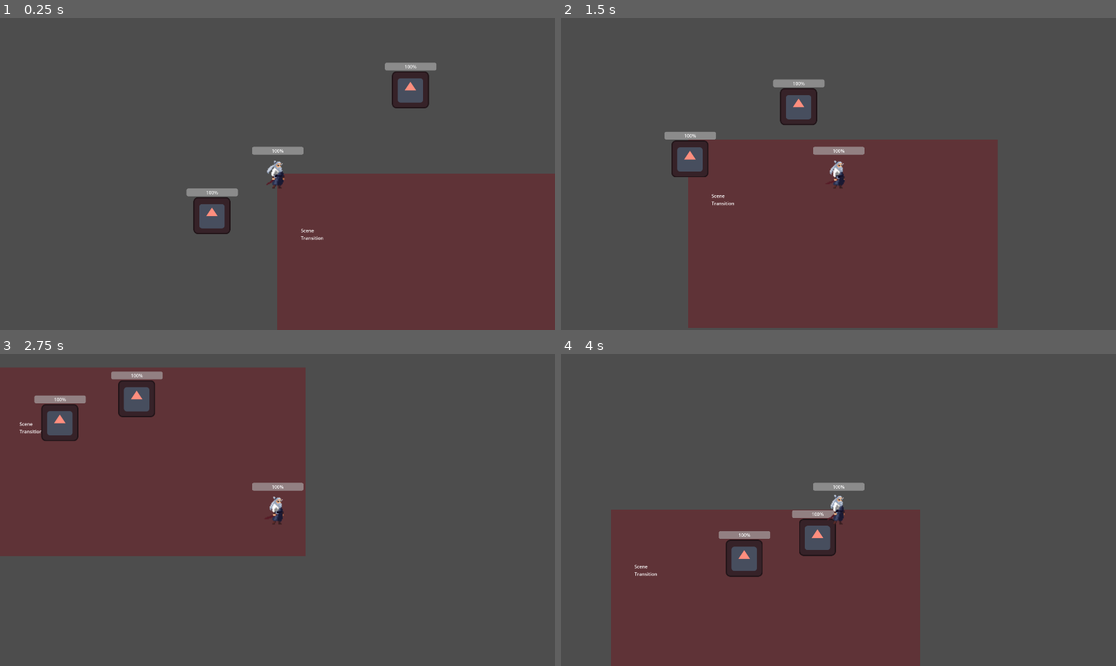
Above: before the commit, frames 1-4 (two rows, left to right).
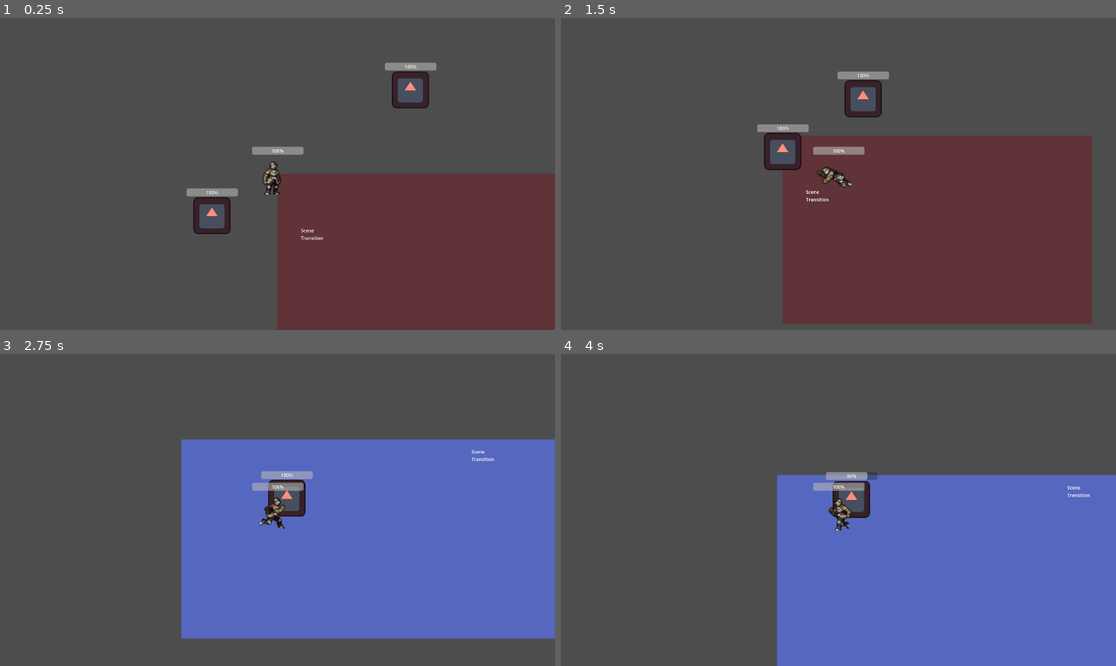
Above: after the commit, the same moments.

Repository: ElanReizas/Adventure_Crawler
Game: Godot game, scene res://Assets/Scenes/room1_f1.tscn
Same seed, same stepped clock (60 frames per second), same inputs: the game is played once before the commit and once after it. The engine's default icon, where the game draws it, is replaced by a stand-in: a white triangle on a blue panel in a dark square.
Inputs (mouse positions are in pixels of both pictures, inside the frame that each line leads up to):
- Up to frame 1 (0.25 s): no input
- Up to frame 2 (1.5 s): move the mouse to (960, 158) at 0.52 s; hold Right (ui_right) 0.53-1.28 s; click (960, 158) at 0.6 s; tap Shift (dodge) at 0.8, 1.35 s; move the mouse to (727, 189) at 1.27 s; hold Down (ui_down) from 1.28 s (still down)
- Up to frame 3 (2.75 s): click (166, 525) at 1.55 s; move the mouse to (333, 441) at 2.02 s; release Down (ui_down) at 2.03 s; hold Right (ui_right) from 2.03 s (still down); click (333, 441) at 2.1 s; tap Shift (dodge) at 2.3 s
- Up to frame 4 (4 s): move the mouse to (810, 572) at 2.77 s; release Right (ui_right) at 2.78 s; hold Up (ui_up) 2.78-3.53 s; tap Shift (dodge) at 2.85, 3.8 s; click (810, 572) at 3.05 s; move the mouse to (1005, 556) at 3.52 s; hold Left (ui_left) from 3.53 s (still down); click (1005, 556) at 3.6 s

The runs differ from the first frame. In frame 1, 0.3% of the frame differs, in the area x 47-52%, y 45-57%; in frame 2, 24%; in frame 3, 67%, in the area x 0-100%, y 4-92%; in frame 4, 52%.

Commit message:
add sprites and animations

Diff:
--- a/Assets/Scenes/Player.tscn
+++ b/Assets/Scenes/Player.tscn
@@ -1,81 +1,162 @@
-[gd_scene load_steps=26 format=3 uid="uid://bf21l51gif70h"]
+[gd_scene load_steps=48 format=3 uid="uid://bf21l51gif70h"]
 
 [ext_resource type="Script" uid="uid://di402qubv5o6x" path="res://Assets/Scripts/player.gd" id="1_3e2tf"]
-[ext_resource type="Texture2D" uid="uid://d1rp6amlixrp8" path="res://Assets/Sprites/ATTACK 1.png" id="2_aee6e"]
-[ext_resource type="Texture2D" uid="uid://srqmad3sg5t7" path="res://Assets/Sprites/IDLE.png" id="3_e5q2x"]
+[ext_resource type="Texture2D" uid="uid://b5p3wjafcdbns" path="res://Assets/Sprites/Player/_Attack.png" id="2_aee6e"]
+[ext_resource type="Texture2D" uid="uid://2d58n8ex2qnu" path="res://Assets/Sprites/Player/_Idle.png" id="3_aee6e"]
+[ext_resource type="Texture2D" uid="uid://bfccmsvs4r3m1" path="res://Assets/Sprites/Player/_Roll.png" id="4_e5q2x"]
+[ext_resource type="Texture2D" uid="uid://jhx2d7lwd7tw" path="res://Assets/Sprites/Player/_Run.png" id="5_mifcl"]
+
+[sub_resource type="AtlasTexture" id="AtlasTexture_e5q2x"]
+atlas = ExtResource("2_aee6e")
+region = Rect2(0, 0, 120, 80)
 
 [sub_resource type="AtlasTexture" id="AtlasTexture_mifcl"]
 atlas = ExtResource("2_aee6e")
-region = Rect2(0, 0, 96, 96)
+region = Rect2(120, 0, 120, 80)
 
 [sub_resource type="AtlasTexture" id="AtlasTexture_2thea"]
 atlas = ExtResource("2_aee6e")
-region = Rect2(96, 0, 96, 96)
+region = Rect2(240, 0, 120, 80)
 
 [sub_resource type="AtlasTexture" id="AtlasTexture_jqe1p"]
 atlas = ExtResource("2_aee6e")
-region = Rect2(192, 0, 96, 96)
+region = Rect2(360, 0, 120, 80)
 
 [sub_resource type="AtlasTexture" id="AtlasTexture_n6g26"]
-atlas = ExtResource("2_aee6e")
-region = Rect2(288, 0, 96, 96)
+atlas = ExtResource("3_aee6e")
+region = Rect2(0, 0, 120, 80)
 
 [sub_resource type="AtlasTexture" id="AtlasTexture_twodr"]
-atlas = ExtResource("2_aee6e")
-region = Rect2(384, 0, 96, 96)
+atlas = ExtResource("3_aee6e")
+region = Rect2(120, 0, 120, 80)
 
 [sub_resource type="AtlasTexture" id="AtlasTexture_y63lr"]
-atlas = ExtResource("2_aee6e")
-region = Rect2(480, 0, 96, 96)
+atlas = ExtResource("3_aee6e")
+region = Rect2(240, 0, 120, 80)
 
 [sub_resource type="AtlasTexture" id="AtlasTexture_jjopo"]
-atlas = ExtResource("2_aee6e")
-region = Rect2(576, 0, 96, 96)
+atlas = ExtResource("3_aee6e")
+region = Rect2(360, 0, 120, 80)
 
 [sub_resource type="AtlasTexture" id="AtlasTexture_evjpc"]
-atlas = ExtResource("3_e5q2x")
-region = Rect2(0, 0, 96, 96)
+atlas = ExtResource("3_aee6e")
+region = Rect2(480, 0, 120, 80)
 
 [sub_resource type="AtlasTexture" id="AtlasTexture_o5e1w"]
-atlas = ExtResource("3_e5q2x")
-region = Rect2(96, 0, 96, 96)
+atlas = ExtResource("3_aee6e")
+region = Rect2(600, 0, 120, 80)
 
 [sub_resource type="AtlasTexture" id="AtlasTexture_6t18s"]
-atlas = ExtResource("3_e5q2x")
-region = Rect2(192, 0, 96, 96)
+atlas = ExtResource("3_aee6e")
+region = Rect2(720, 0, 120, 80)
 
 [sub_resource type="AtlasTexture" id="AtlasTexture_3iaiu"]
-atlas = ExtResource("3_e5q2x")
-region = Rect2(288, 0, 96, 96)
+atlas = ExtResource("3_aee6e")
+region = Rect2(840, 0, 120, 80)
 
 [sub_resource type="AtlasTexture" id="AtlasTexture_ausrs"]
-atlas = ExtResource("3_e5q2x")
-region = Rect2(384, 0, 96, 96)
+atlas = ExtResource("3_aee6e")
+region = Rect2(960, 0, 120, 80)
 
 [sub_resource type="AtlasTexture" id="AtlasTexture_ca55u"]
-atlas = ExtResource("3_e5q2x")
-region = Rect2(480, 0, 96, 96)
+atlas = ExtResource("3_aee6e")
+region = Rect2(1080, 0, 120, 80)
 
 [sub_resource type="AtlasTexture" id="AtlasTexture_uxm8m"]
-atlas = ExtResource("3_e5q2x")
-region = Rect2(576, 0, 96, 96)
+atlas = ExtResource("4_e5q2x")
+region = Rect2(0, 0, 120, 80)
 
 [sub_resource type="AtlasTexture" id="AtlasTexture_14dmw"]
-atlas = ExtResource("3_e5q2x")
-region = Rect2(672, 0, 96, 96)
+atlas = ExtResource("4_e5q2x")
+region = Rect2(120, 0, 120, 80)
 
 [sub_resource type="AtlasTexture" id="AtlasTexture_tslcn"]
-atlas = ExtResource("3_e5q2x")
-region = Rect2(768, 0, 96, 96)
+atlas = ExtResource("4_e5q2x")
+region = Rect2(240, 0, 120, 80)
 
 [sub_resource type="AtlasTexture" id="AtlasTexture_oop8g"]
-atlas = ExtResource("3_e5q2x")
-region = Rect2(864, 0, 96, 96)
+atlas = ExtResource("4_e5q2x")
+region = Rect2(360, 0, 120, 80)
+
+[sub_resource type="AtlasTexture" id="AtlasTexture_l8l8x"]
+atlas = ExtResource("4_e5q2x")
+region = Rect2(480, 0, 120, 80)
+
+[sub_resource type="AtlasTexture" id="AtlasTexture_s32wd"]
+atlas = ExtResource("4_e5q2x")
+region = Rect2(600, 0, 120, 80)
+
+[sub_resource type="AtlasTexture" id="AtlasTexture_adwmj"]
+atlas = ExtResource("4_e5q2x")
+region = Rect2(720, 0, 120, 80)
+
+[sub_resource type="AtlasTexture" id="AtlasTexture_4g2q4"]
+atlas = ExtResource("4_e5q2x")
+region = Rect2(840, 0, 120, 80)
+
+[sub_resource type="AtlasTexture" id="AtlasTexture_noc6i"]
+atlas = ExtResource("4_e5q2x")
+region = Rect2(960, 0, 120, 80)
+
+[sub_resource type="AtlasTexture" id="AtlasTexture_20ohk"]
+atlas = ExtResource("4_e5q2x")
+region = Rect2(1080, 0, 120, 80)
+
+[sub_resource type="AtlasTexture" id="AtlasTexture_x8clt"]
+atlas = ExtResource("4_e5q2x")
+region = Rect2(1200, 0, 120, 80)
+
+[sub_resource type="AtlasTexture" id="AtlasTexture_ylifq"]
+atlas = ExtResource("4_e5q2x")
+region = Rect2(1320, 0, 120, 80)
+
+[sub_resource type="AtlasTexture" id="AtlasTexture_q8ke4"]
+atlas = ExtResource("5_mifcl")
+region = Rect2(0, 0, 120, 80)
+
+[sub_resource type="AtlasTexture" id="AtlasTexture_8hh0r"]
+atlas = ExtResource("5_mifcl")
+region = Rect2(120, 0, 120, 80)
+
+[sub_resource type="AtlasTexture" id="AtlasTexture_5v0jm"]
+atlas = ExtResource("5_mifcl")
+region = Rect2(240, 0, 120, 80)
+
+[sub_resource type="AtlasTexture" id="AtlasTexture_p4ifa"]
+atlas = ExtResource("5_mifcl")
+region = Rect2(360, 0, 120, 80)
+
+[sub_resource type="AtlasTexture" id="AtlasTexture_cprtb"]
+atlas = ExtResource("5_mifcl")
+region = Rect2(480, 0, 120, 80)
+
+[sub_resource type="AtlasTexture" id="AtlasTexture_v43yl"]
+atlas = ExtResource("5_mifcl")
+region = Rect2(600, 0, 120, 80)
+
+[sub_resource type="AtlasTexture" id="AtlasTexture_1ttor"]
+atlas = ExtResource("5_mifcl")
+region = Rect2(720, 0, 120, 80)
+
+[sub_resource type="AtlasTexture" id="AtlasTexture_hwgkl"]
+atlas = ExtResource("5_mifcl")
+region = Rect2(840, 0, 120, 80)
+
+[sub_resource type="AtlasTexture" id="AtlasTexture_jpnj4"]
+atlas = ExtResource("5_mifcl")
+region = Rect2(960, 0, 120, 80)
+
+[sub_resource type="AtlasTexture" id="AtlasTexture_y1kdq"]
+atlas = ExtResource("5_mifcl")
+region = Rect2(1080, 0, 120, 80)
 
 [sub_resource type="SpriteFrames" id="SpriteFrames_l8l8x"]
 animations = [{
 "frames": [{
 "duration": 1.0,
+"texture": SubResource("AtlasTexture_e5q2x")
+}, {
+"duration": 1.0,
 "texture": SubResource("AtlasTexture_mifcl")
 }, {
 "duration": 1.0,
@@ -83,7 +164,12 @@
 }, {
 "duration": 1.0,
 "texture": SubResource("AtlasTexture_jqe1p")
-}, {
+}],
+"loop": false,
+"name": &"attack",
+"speed": 15.0
+}, {
+"frames": [{
 "duration": 1.0,
 "texture": SubResource("AtlasTexture_n6g26")
 }, {
@@ -95,12 +181,7 @@
 }, {
 "duration": 1.0,
 "texture": SubResource("AtlasTexture_jjopo")
-}],
-"loop": true,
-"name": &"attack",
-"speed": 10.0
-}, {
-"frames": [{
+}, {
 "duration": 1.0,
 "texture": SubResource("AtlasTexture_evjpc")
 }, {
@@ -118,22 +199,86 @@
 }, {
 "duration": 1.0,
 "texture": SubResource("AtlasTexture_ca55u")
-}, {
-"duration": 1.0,
-"texture": SubResource("AtlasTexture_uxm8m")
-}, {
-"duration": 1.0,
-"texture": SubResource("AtlasTexture_14dmw")
-}, {
-"duration": 1.0,
-"texture": SubResource("AtlasTexture_tslcn")
-}, {
-"duration": 1.0,
-"texture": SubResource("AtlasTexture_oop8g")
 }],
 "loop": true,
 "name": &"idle",
 "speed": 10.0
+}, {
+"frames": [{
+"duration": 1.0,
+"texture": SubResource("AtlasTexture_uxm8m")
+}, {
+"duration": 1.0,
+"texture": SubResource("AtlasTexture_14dmw")
+}, {
+"duration": 1.0,
+"texture": SubResource("AtlasTexture_tslcn")
+}, {
+"duration": 1.0,
+"texture": SubResource("AtlasTexture_oop8g")
+}, {
+"duration": 1.0,
+"texture": SubResource("AtlasTexture_l8l8x")
+}, {
+"duration": 1.0,
+"texture": SubResource("AtlasTexture_s32wd")
+}, {
+"duration": 1.0,
+"texture": SubResource("AtlasTexture_adwmj")
+}, {
+"duration": 1.0,
+"texture": SubResource("AtlasTexture_4g2q4")
+}, {
+"duration": 1.0,
+"texture": SubResource("AtlasTexture_noc6i")
+}, {
+"duration": 1.0,
+"texture": SubResource("AtlasTexture_20ohk")
+}, {
+"duration": 1.0,
+"texture": SubResource("AtlasTexture_x8clt")
+}, {
+"duration": 1.0,
+"texture": SubResource("AtlasTexture_ylifq")
+}],
+"loop": false,
+"name": &"roll",
+"speed": 20.0
+}, {
+"frames": [{
+"duration": 1.0,
+"texture": SubResource("AtlasTexture_q8ke4")
+}, {
+"duration": 1.0,
+"texture": SubResource("AtlasTexture_8hh0r")
+}, {
+"duration": 1.0,
+"texture": SubResource("AtlasTexture_5v0jm")
+}, {
+"duration": 1.0,
+"texture": SubResource("AtlasTexture_p4ifa")
+}, {
+"duration": 1.0,
+"texture": SubResource("AtlasTexture_cprtb")
+}, {
+"duration": 1.0,
+"texture": SubResource("AtlasTexture_v43yl")
+}, {
+"duration": 1.0,
+"texture": SubResource("AtlasTexture_1ttor")
+}, {
+"duration": 1.0,
+"texture": SubResource("AtlasTexture_hwgkl")
+}, {
+"duration": 1.0,
+"texture": SubResource("AtlasTexture_jpnj4")
+}, {
+"duration": 1.0,
+"texture": SubResource("AtlasTexture_y1kdq")
+}],
+"loop": true,
+"name": &"walk",
+"speed": 15.0
 }]
 
 [sub_resource type="CircleShape2D" id="CircleShape2D_aee6e"]
@@ -165,6 +310,9 @@
 "update": 0,
 "values": [Vector2(-46, -111)]
 }
+
+[sub_resource type="Animation" id="Animation_e5q2x"]
+resource_name = "attack"
 
 [sub_resource type="Animation" id="Animation_b2ifw"]
 resource_name = "crit"
@@ -197,6 +345,7 @@
 [sub_resource type="AnimationLibrary" id="AnimationLibrary_aee6e"]
 _data = {
 &"RESET": SubResource("Animation_aee6e"),
+&"attack": SubResource("Animation_e5q2x"),
 &"crit": SubResource("Animation_b2ifw")
 }
 
@@ -208,9 +357,8 @@
 position = Vector2(-3, -49)
 scale = Vector2(3, 3)
 sprite_frames = SubResource("SpriteFrames_l8l8x")
-animation = &"idle"
+animation = &"walk"
 autoplay = "idle"
-frame_progress = 0.26635775
 
 [node name="CollisionShape2D" type="CollisionShape2D" parent="."]
 shape = SubResource("CircleShape2D_aee6e")
@@ -237,3 +385,5 @@
 offset_right = 90.0
 offset_bottom = -67.0
 metadata/_edit_use_anchors_ = true
+
+[connection signal="animation_finished" from="Sprite2D" to="." method="_on_sprite_2d_animation_finished"]
--- a/Assets/Scripts/player.gd
+++ b/Assets/Scripts/player.gd
@@ -7,6 +7,7 @@
 @export var dodge_time: float = 0.5
 var current_dodge_time: float = 0
 var is_dodging = false
+var is_attacking = false
 
 @export var melee_attack_range: int = 200
 @export var attack_damage: int = 10
@@ -17,6 +18,7 @@
 @export var crit_damage: float = 2
 
 @onready var animation_player: AnimationPlayer = $AnimationPlayer
+@onready var animated_sprite_2d: AnimatedSprite2D = $Sprite2D
 
 var max_health: int = 100
 @export var current_player_health: int
@@ -37,6 +39,11 @@
 	input_vector = input_vector.normalized()
 
 
+
+	if is_attacking:
+		velocity = Vector2.ZERO
+		move_and_slide()
+		return
 	# first check to see if user wants to dodge
 	if !is_dodging && Input.is_action_just_pressed("dodge"):
 		is_dodging = true
@@ -45,19 +52,31 @@
 		#if user standing still or moving
 		if input_vector == Vector2.ZERO:
 			velocity = Vector2.LEFT * dodge_speed
+			animated_sprite_2d.flip_h = true
 		else:
 			velocity = input_vector * dodge_speed
+			if velocity.x > 0:
+				animated_sprite_2d.flip_h = false
+			else:
+				animated_sprite_2d.flip_h = true
 
 	#if user is dodging
 	if is_dodging:
 		current_dodge_time += _delta
+		animated_sprite_2d.play("roll")
 
 		if current_dodge_time >= dodge_time:
 			is_dodging = false
 	elif input_vector != Vector2.ZERO:
 		velocity = input_vector * speed
+		animated_sprite_2d.play("walk")
+		if velocity.x > 0:
+			animated_sprite_2d.flip_h = false
+		else:
+			animated_sprite_2d.flip_h = true
 	else:
 		velocity = Vector2.ZERO
+		animated_sprite_2d.play("idle")
 
 
 
@@ -72,7 +91,11 @@
 
 
 func attack():
-		$AnimationPlayer.play("attack")
+		if is_attacking:
+			return
+
+		is_attacking = true
+		animated_sprite_2d.play("attack")
 		for enemy in get_tree().get_nodes_in_group("enemies"):
 			if position.distance_to(enemy.position) <= melee_attack_range:
 				var damage = attack_damage
@@ -83,10 +106,17 @@
 
 				enemy.take_damage(damage)
 
-
 func take_damage(amount: int) -> void:
 	current_player_health = max(current_player_health - amount, 0)
 	health_bar.value = current_player_health
 
 func die():
 	queue_free()
+
+
+func _on_sprite_2d_animation_finished() -> void:
+	if animated_sprite_2d.animation == "attack":
+		is_attacking = false
+		animated_sprite_2d.play("idle")
+	elif animated_sprite_2d.animation == "roll":
+		animated_sprite_2d.play("idle")
Binary file removed: Assets/Sprites/ATTACK 1.png
Binary file removed: Assets/Sprites/IDLE.png
Binary file added: Assets/Sprites/Player/_Attack.png
Not shown, added: Assets/Sprites/Player/_Attack.png.import
Binary file added: Assets/Sprites/Player/_Idle.png
Not shown, added: Assets/Sprites/Player/_Idle.png.import
Binary file added: Assets/Sprites/Player/_Roll.png
Not shown, changed: Assets/Sprites/Player/_Roll.png.import
Binary file added: Assets/Sprites/Player/_Run.png
Not shown, changed: Assets/Sprites/Player/_Run.png.import
